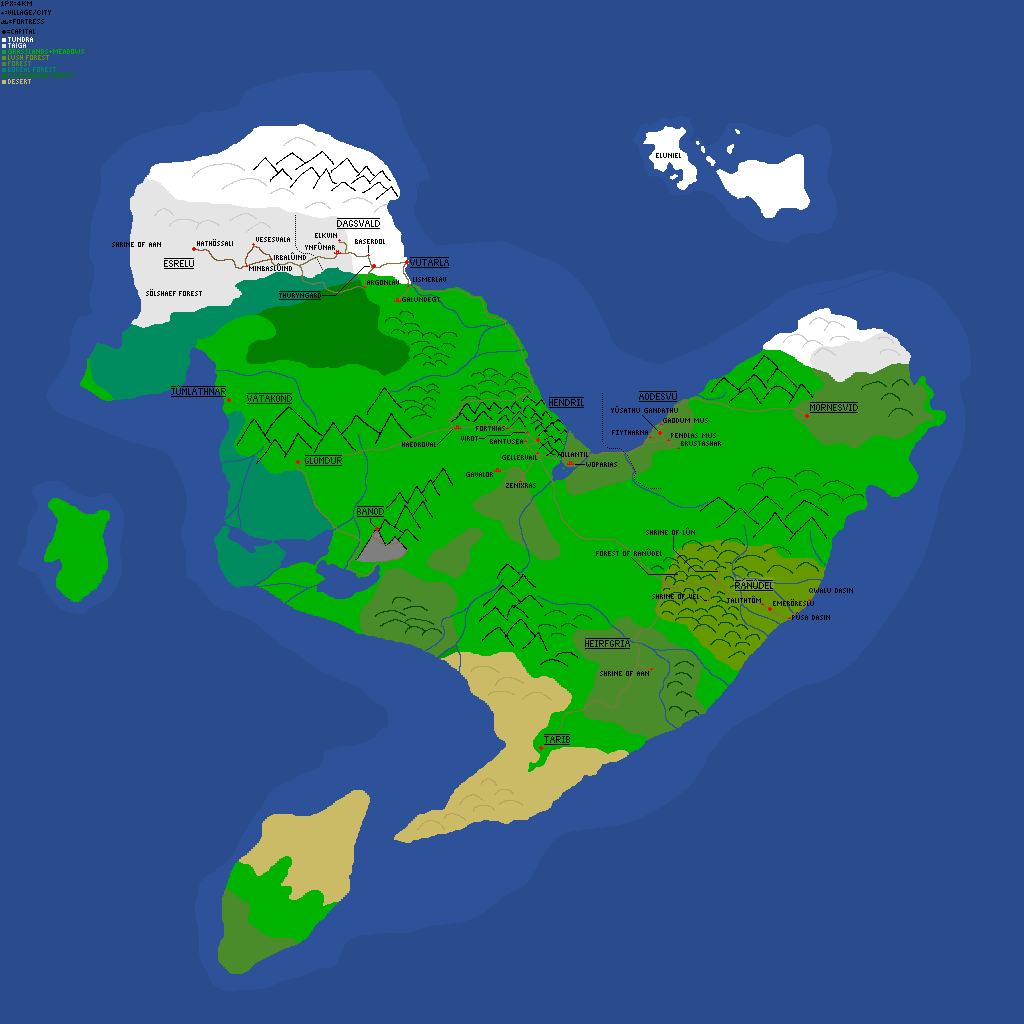
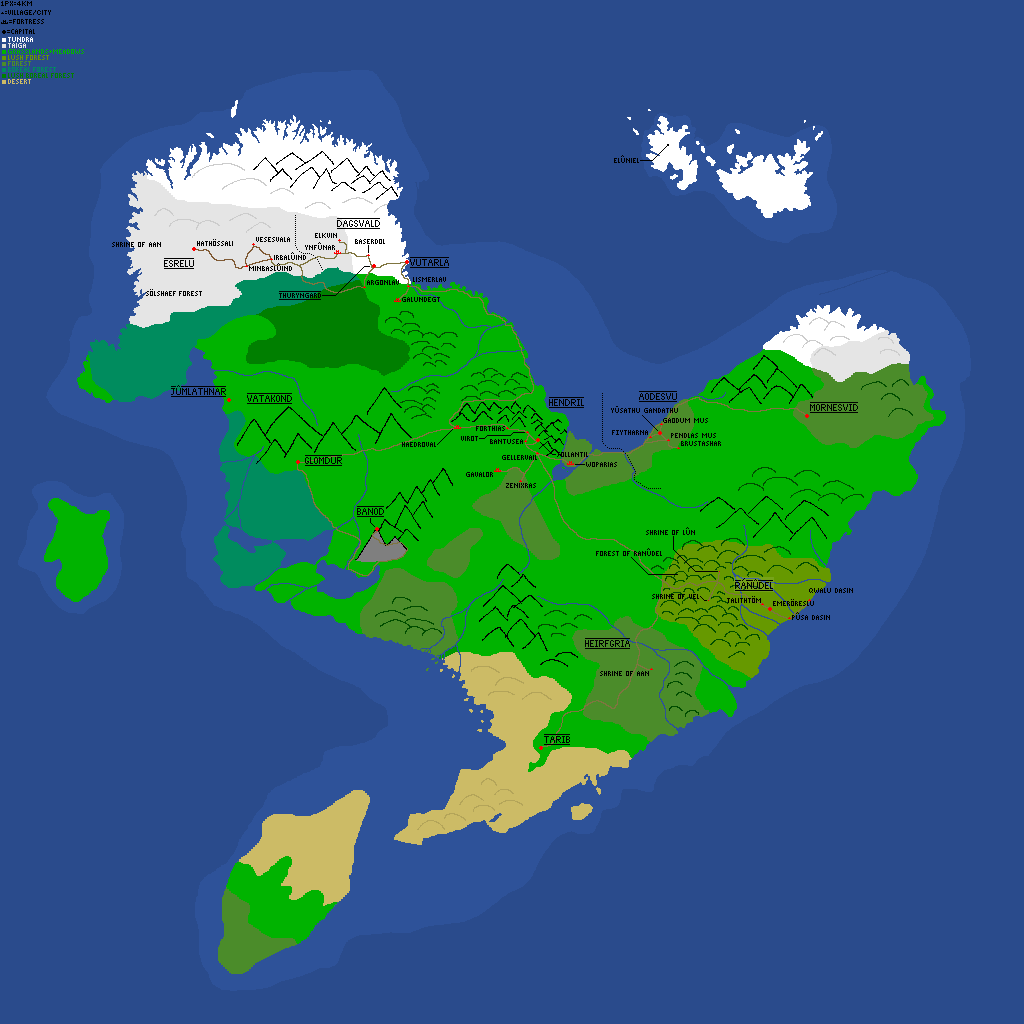
Layers edited between the first and the second w=1024, h=1024 image:
painted on "names" over <box>614,144,681,163</box>
painted on "roads" over <box>401,265,517,338</box>
painted on "Background" over <box>77,100,919,845</box>
